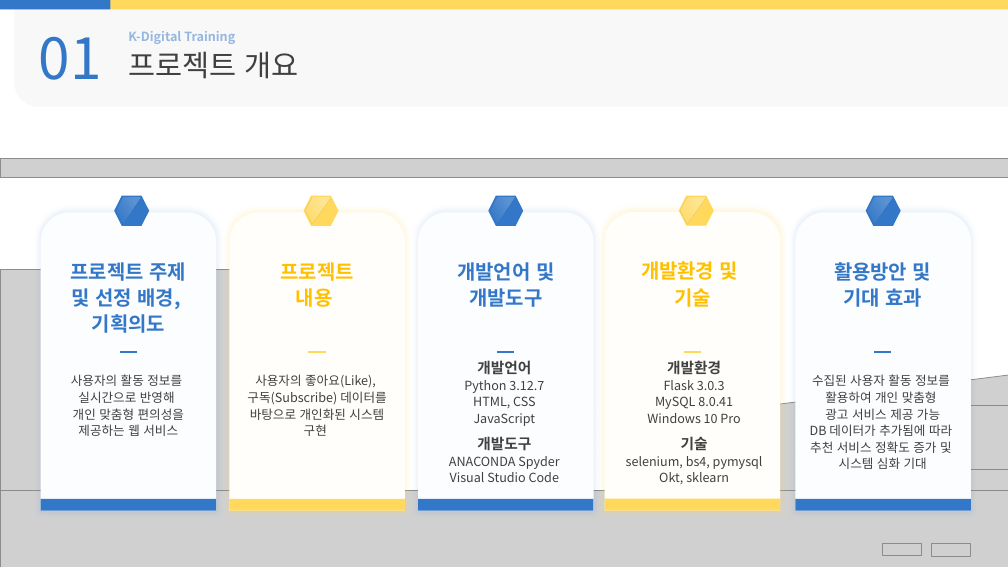
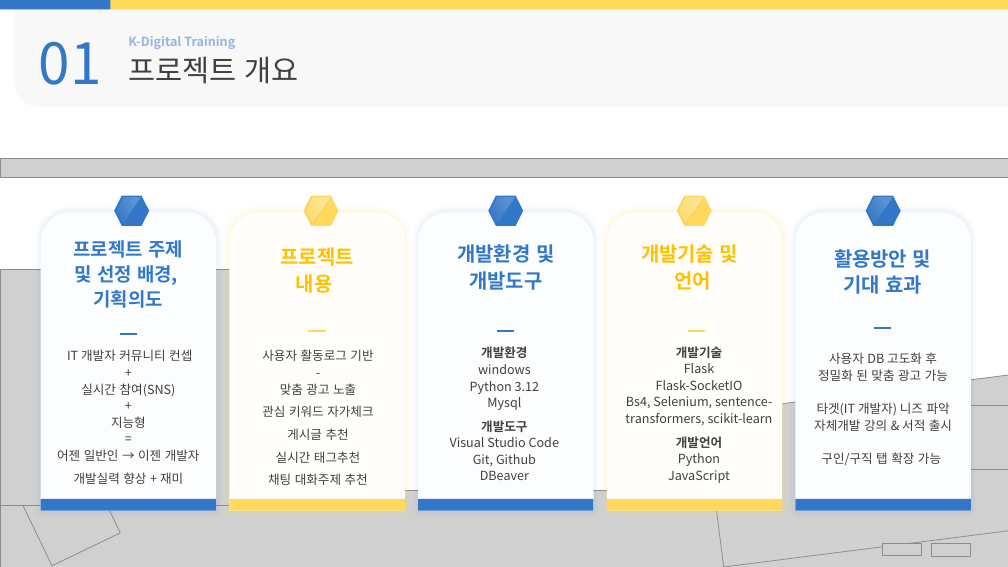
Before and after one commit to ekaxoddltka-source/flaskproject, a slide deck: slide 3 of html변환전/ppt/3.실시간 사용자 참여형 지능형 커뮤니티 서비스.pptx. Drawn at 1008x567 pixels with LibreOffice and Linux fonts; fonts in the diff are those of the drawing; grey boxes stand for pictures; background and template pictures are left out. Boxes give left, top, right and bottom in pixels: in the first picture for what was removed or moved away, otherwise in the second. Text is boxed around its words. In the diff, an @@ line names an element or a change of style, - is before the commit and + after.

```diff
--- a/html변환전/ppt/3.실시간 사용자 참여형 지능형 커뮤니티 서비스.pptx
+++ b/html변환전/ppt/3.실시간 사용자 참여형 지능형 커뮤니티 서비스.pptx
@@ 3 texts: place and size @@
-3 texts at (39, 31, 298, 80)
+3 texts at (39, 36, 298, 85)
@@ freeform shape at (677, 194, 708, 224): outline redrawn @@
@@ text "프로젝트 주제 및 선정 배경, ...": place and size @@
-text "프로젝트 주제 및 선정 배경, ..." at (71, 262, 186, 333)
+text "프로젝트 주제 및 선정 배경, ..." at (74, 240, 183, 308)
@@ text "프로젝트 주제 및 선정 배경, ..." at (74, 240, 183, 308): size 19 to 18 pt @@
@@ 3 texts: place and size @@
-3 texts at (280, 262, 931, 307)
+3 texts at (280, 244, 931, 294)
@@ text at (457, 244, 554, 263): text changed @@
-개발언어 및
+개발환경 및
@@ text at (641, 244, 738, 290): text changed @@
-개발환경 및
-기술
+개발기술 및
+언어
@@ line moved from (874, 352) - (892, 352) to (874, 328) - (892, 328) @@
@@ text at (57, 349, 200, 484): text changed @@
-사용자의 활동 정보를
-실시간으로 반영해
-개인 맞춤형 편의성을 제공하는 웹 서비스
+IT 개발자 커뮤니티 컨셉
++
+실시간 참여(SNS)
++
+지능형
+=
+어젠 일반인 → 이젠 개발자
+개발실력 향상 + 재미
@@ text added at (262, 349, 373, 463), 12 pt, text #404040 @@
+사용자 활동로그 기반
+-
+맞춤 광고 노출
+관심 키워드 자가체크
+게시글 추천
+실시간 태그추천
+채팅 대화주제 추천
@@ text "개발환경": place and size @@
-text "개발환경" at (449, 360, 559, 482)
+text "개발환경" at (450, 346, 559, 480)
@@ text at (470, 346, 539, 410): text changed @@
-개발언어
-Python 3.12.7
-HTML, CSS
-JavaScript
+개발환경
+windows
+Python 3.12
+Mysql
@@ 3 lines: place and size @@
-3 lines at (119, 352, 514, 352)
+3 lines at (119, 331, 514, 334)
@@ text at (625, 346, 773, 483): text changed @@
-개발환경
-Flask 3.0.3
-MySQL 8.0.41
-Windows 10 Pro
-기술
-selenium, bs4, pymysql
-Okt, sklearn
+개발기술
+Flask
+Flask-SocketIO
+Bs4, Selenium, sentence-transformers, scikit-learn
+개발언어
+Python
+JavaScript
@@ line moved from (684, 352) - (701, 352) to (688, 331) - (705, 331) @@
@@ text added at (814, 352, 952, 465), 12 pt, text #404040 @@
+사용자 DB 고도화 후
+정밀화 된 맞춤 광고 가능
+타겟(IT 개발자) 니즈 파악
+자체개발 강의 & 서적 출시
+구인/구직 탭 확장 가능
@@ text removed at (247, 374, 386, 436) @@
-사용자의 좋아요(Like),
-구독(Subscribe) 데이터를
-바탕으로 개인화된 시스템 구현
@@ text removed at (810, 374, 952, 469) @@
-수집된 사용자 활동 정보를
-활용하여 개인 맞춤형
-광고 서비스 제공 가능
-DB 데이터가 추가됨에 따라
-추천 서비스 정확도 증가 및
-시스템 심화 기대
@@ text at (481, 420, 527, 432): size 14 to 12 pt in "개발도구" @@
@@ text at (449, 456, 559, 469): paragraph removed @@
-ANACONDA Spyder
@@ text at (473, 454, 536, 480): paragraphs added @@
+Git, Github
+DBeaver
```
Also in this commit, not shown: 10 other slides changed, 14 slides added, 10 slides removed, 9 other files.
